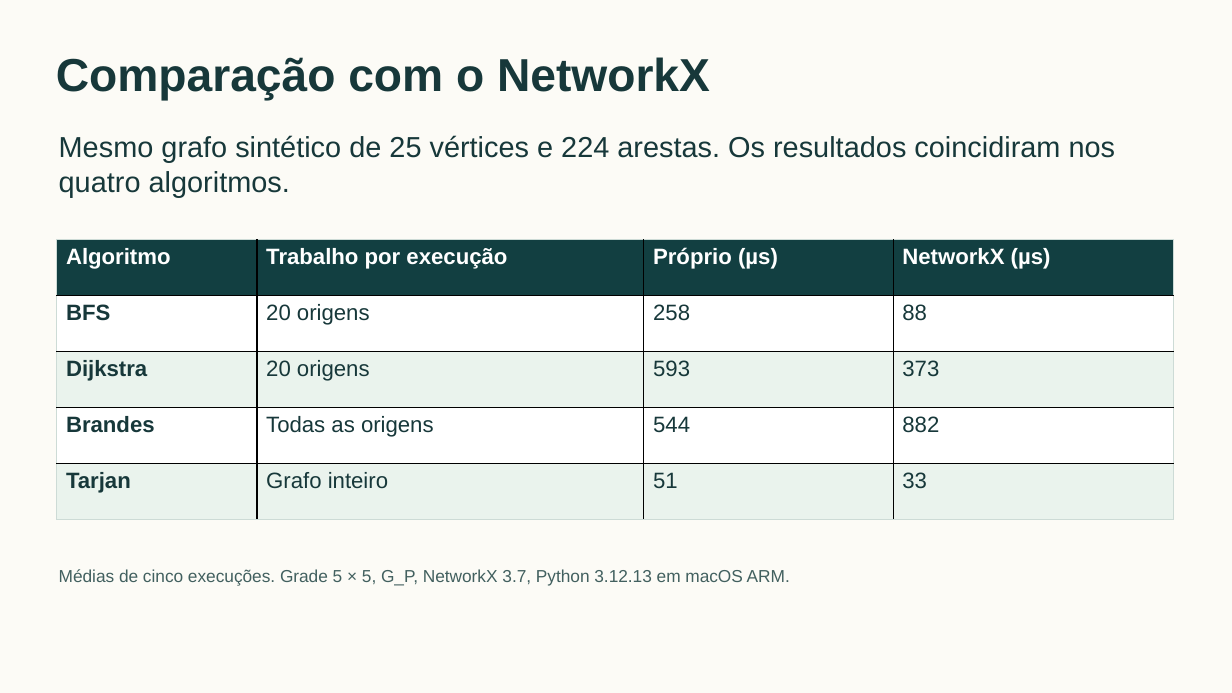
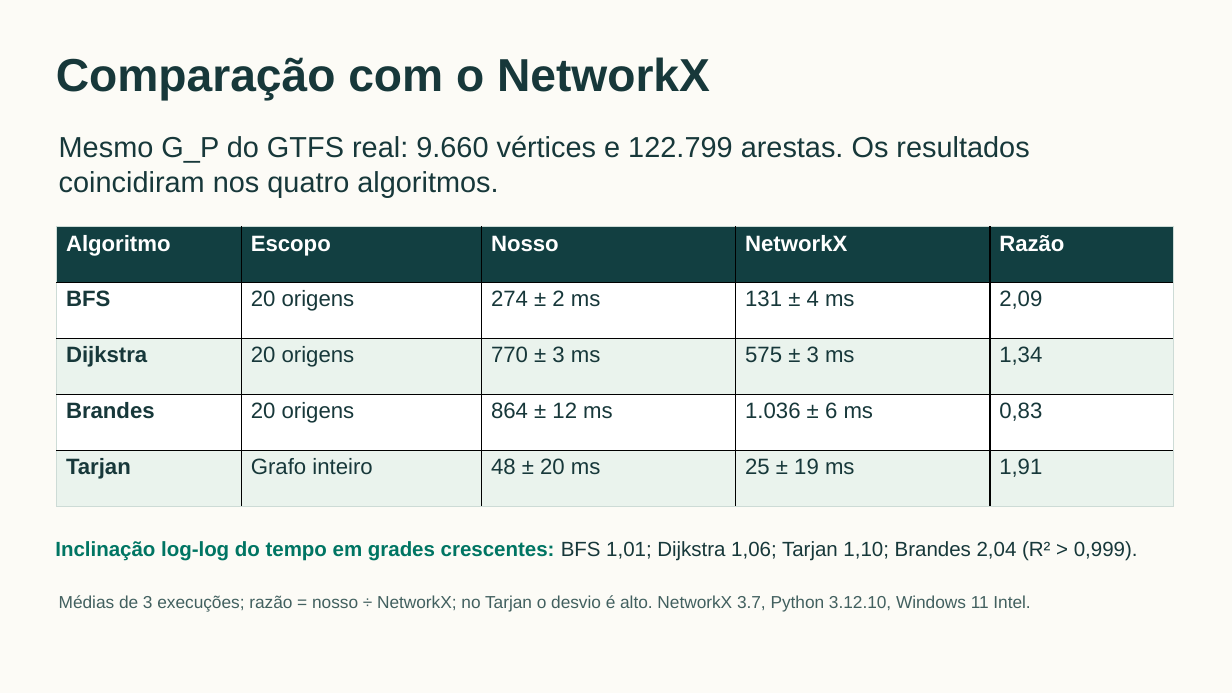
Before and after one commit to henriquegdc/grafos-transporte-bh, a slide deck: slide 11 of apresentacao/grafos-transporte-bh.pptx. Drawn at 1232x693 pixels with LibreOffice and Linux fonts; fonts in the diff are those of the drawing. Boxes give left, top, right and bottom in pixels: in the first picture for what was removed or moved away, otherwise in the second. Text is boxed around its words. In the diff, an @@ line names an element or a change of style, - is before the commit and + after.

Commit message:
docs(ENT-SLIDES): aplica a revisao do #72
A lamina 11 passa a comparar com o NetworkX no G_P real (razoes e
inclinacoes de comparacao-networkx e complexidade de 20/11) e o JSON da
grade 5x5, sem registro em feature, sai do PR. Todas as laminas usam o
GTFS de 18/11; espera, isocrona e tempos vem das medicoes regeradas no
#74. Notas reatribuidas para quem fez cada parte, com uma linha numerica
para nao dominados, comunidades e falhas multiplas, e figuras trocadas
por recortes ou cartoes legiveis.

```diff
--- a/apresentacao/grafos-transporte-bh.pptx
+++ b/apresentacao/grafos-transporte-bh.pptx
@@ text at (x1=59, y1=135, x2=1029, y2=197): text changed @@
-Mesmo grafo sintético de 25 vértices e 224 arestas. Os resultados coincidiram nos quatro algoritmos.
+Mesmo G_P do GTFS real: 9.660 vértices e 122.799 arestas. Os resultados coincidiram nos quatro algoritmos.
@@ table at (x1=56, y1=226, x2=1173, y2=506) @@
-column 2: Trabalho por execução | 20 origens | 20 origens | Todas as origens | Grafo inteiro
-column 3: Próprio (µs) | 258 | 593 | 544 | 51
-column 4: NetworkX (µs) | 88 | 373 | 882 | 33
+column 2: Escopo | 20 origens | 20 origens | 20 origens | Grafo inteiro
+column 3: Nosso | 274 ± 2 ms | 770 ± 3 ms | 864 ± 12 ms | 48 ± 20 ms
+column 4: NetworkX | 131 ± 4 ms | 575 ± 3 ms | 1.036 ± 6 ms | 25 ± 19 ms
+column 5: Razão | 2,09 | 1,34 | 0,83 | 1,91
@@ table moved from (x1=56, y1=239, x2=1174, y2=519) to (x1=56, y1=226, x2=1173, y2=506) @@
@@ text added at (x1=55, y1=541, x2=1138, y2=561), 16 pt, text #17383A @@
+Inclinação log-log do tempo em grades crescentes: BFS 1,01; Dijkstra 1,06; Tarjan 1,10; Brandes 2,04 (R² > 0,999).
@@ text at (x1=59, y1=595, x2=1030, y2=612): text changed @@
-Médias de cinco execuções. Grade 5 × 5, G_P, NetworkX 3.7, Python 3.12.13 em macOS ARM.
+Médias de 3 execuções; razão = nosso ÷ NetworkX; no Tarjan o desvio é alto. NetworkX 3.7, Python 3.12.10, Windows 11 Intel.
```
Also in this commit, not shown: 9 other slides changed, 2 other files.
